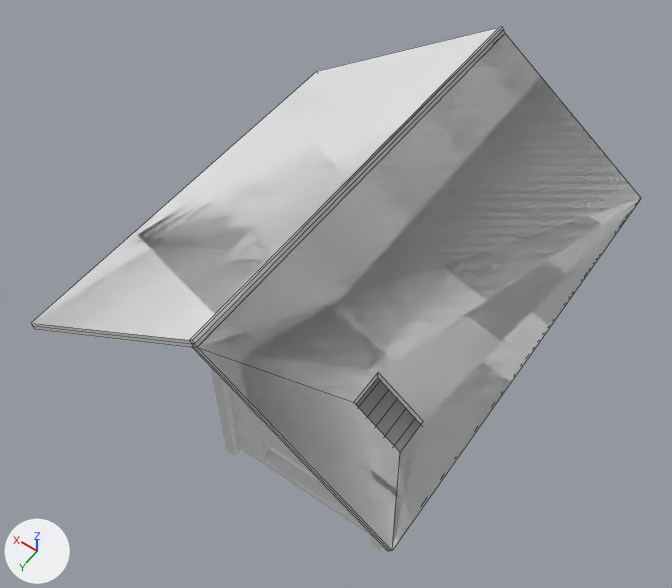
A saved change to the FBX model Assets/Models/Cabin.fbx.
The view is the same before and after, from a 50 mm camera at (-16.9, 27.7, 33.2) aimed at (-3.1, 8.3, 2.7). Every picture has the same lights, and +X, +Y and +Z are marked at lower left. Mesh edges are drawn as thin lines on the coarser meshes. Where no turn or scale is listed for an object, it has been applied to the vertices. Vertices at the same position are counted once.

The first picture shows 'Roof', 'Snowplane', 'UpperFloor', 'Walls'.
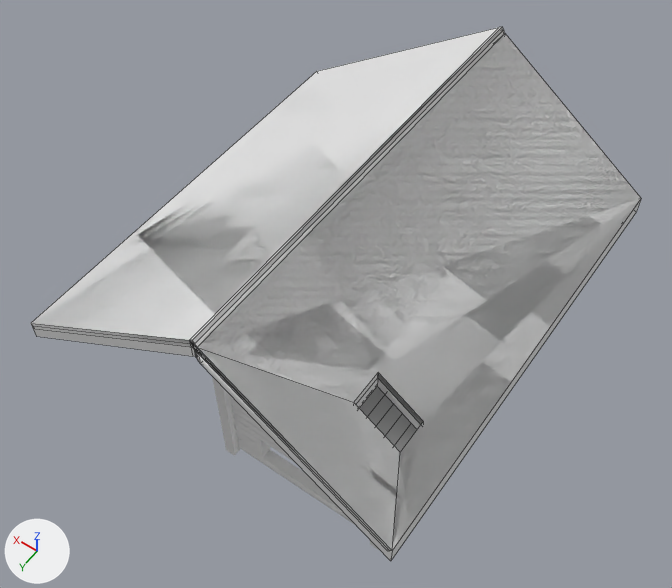
What differs and where, as boxes (x1, y1, x2, y2) in the pictures (672 x 588 px):
'Snowplane', reshaped: before (33, 27, 641, 550); after (31, 27, 641, 561)
part 1 of me_cube_054, built on: after (31, 199, 641, 561)

The edits, one by one:
me_cube_054 is used by ob_snowplane; location (-7.0, 6.5, 6.13).
me_cube_054 had 22 vertices, 10 faces and spanned x -4.2..13.6, y -10.0..10.0, z -4.1..2.9.
me_cube_054 now has 57 vertices, 53 faces and spans x -4.2..13.6, y -10.0..10.0, z -5.0..2.9.
Part 1, on me_cube_054:
4 faces are deleted.
21 vertices are added at x 3.6..3.7, y -10.0..10.0, z 1.9..2.6.
14 new vertices lie (0.0, 0.0, -0.9) away from vertices in x -4.2..13.6, y -10.0..10.0, z -4.1..2.9.
47 new faces join them.
